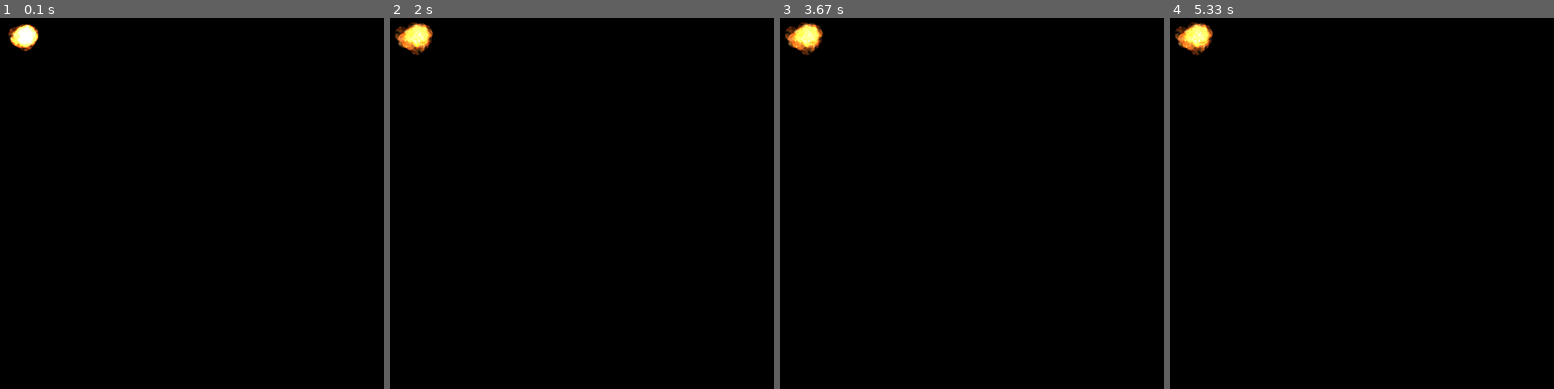
Above: before the commit, frames 1-4 (left to right).
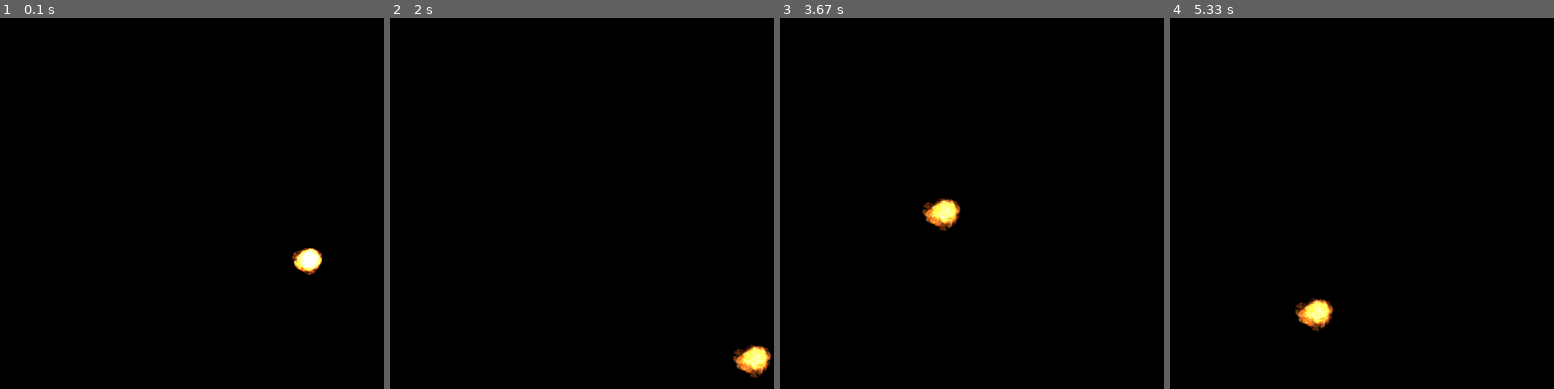
Above: after the commit, the same moments.

Repository: straylight77/arcade
Game: pygame game, started from sprite_test.py
Two runs of this game, one before a commit and one after it. Both use one fixed random seed, a clock stepped at 60 frames per second and the inputs below.
Inputs:
- Up to frame 1 (0.1 s): no input
- Up to frame 2 (2 s): no input
- Up to frame 3 (3.67 s): no input
- Up to frame 4 (5.33 s): no input

The runs differ from the first frame. In frame 1, 0.9% of the frame differs, in the area x 2-85%, y 1-70%; in frame 2, 1.2%, in the area x 1-100%, y 1-97%; in frame 3, 1.2%; in frame 4, 1.2%.

Commit message:
Updated to show explosion in random locations

Diff:
--- a/sprite_test.py
+++ b/sprite_test.py
@@ -51,17 +51,20 @@
             sprites.append(img.subsurface( (x*s,y*s,s,s) ))
 
     i = 0
+    sprite_done = False
+    pos = (random.randint(48, MAX_X-48), random.randint(48, MAX_Y-48))
     while True:
         handle_events()
 
         # draw frame
         DISPLAYSURF.fill(BGCOLOR)
 
-        DISPLAYSURF.blit(sprites[i], (25, 25))
+        DISPLAYSURF.blit(sprites[i], pos)
 
         i += 1
         if i >= len(sprites):
             i = 0
+            pos = (random.randint(48, MAX_X-48), random.randint(48, MAX_Y-48))
 
         #pygame.display.update()
         pygame.display.flip()
